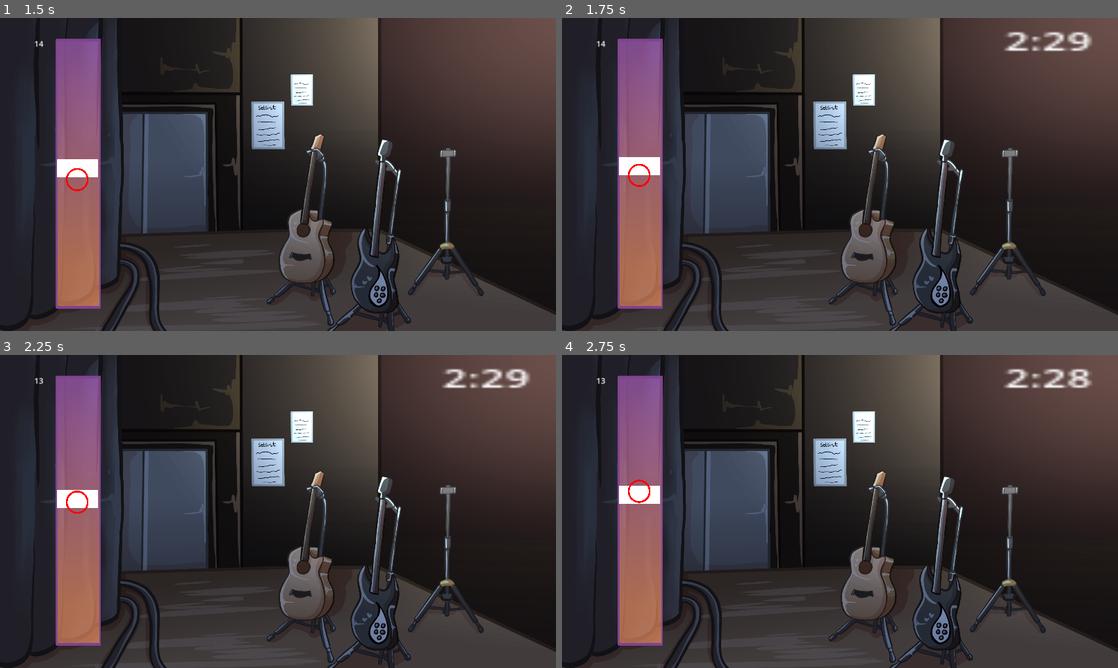
Above: before the commit, frames 1-4 (two rows, left to right).
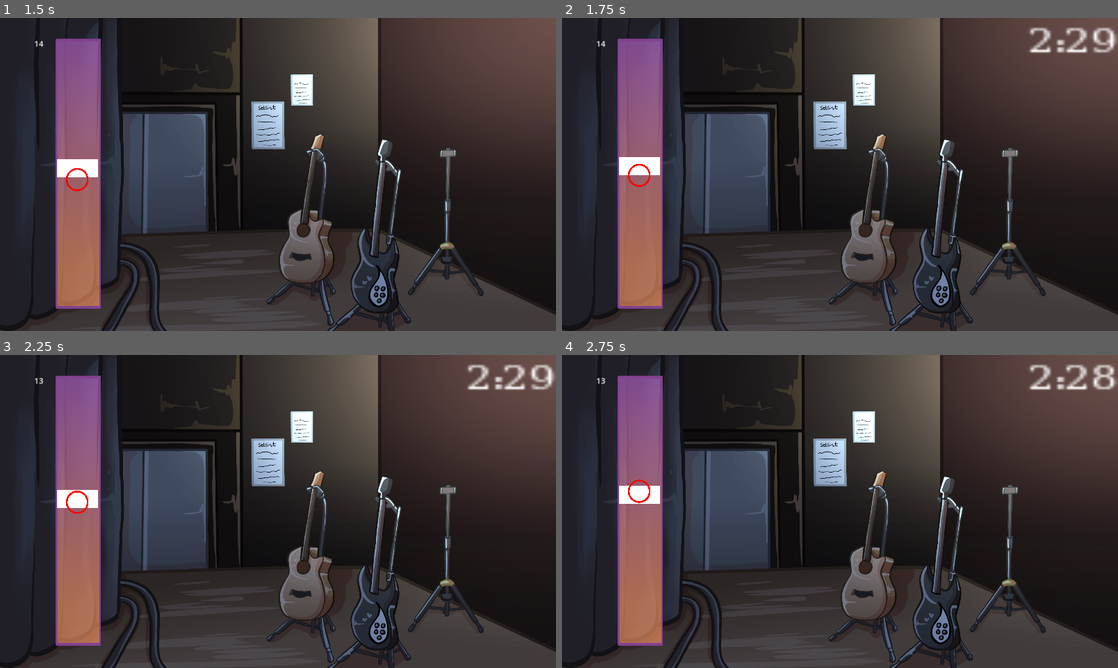
Above: after the commit, the same moments.

Repository: authenticBloodshed/RecklessRoadie
Game: Godot game, scene res://TitleScreen.tscn
Same seed, same stepped clock (60 frames per second), same inputs: the game is played once before the commit and once after it.
Inputs (mouse positions are in pixels of both pictures, inside the frame that each line leads up to):
- Up to frame 1 (1.5 s): click "Start" at 0.5 s; move the mouse to (400, 158) at 1.27 s
- Up to frame 2 (1.75 s): click (962, 158) at 1.52 s
- Up to frame 3 (2.25 s): move the mouse to (166, 527) at 2.02 s
- Up to frame 4 (2.75 s): click (728, 527) at 2.27 s

Frame 1 is identical in both runs. In frame 2, 1.0% of the frame differs, in the area x 79-100%, y 2-12%; in frame 3, 1.0%; in frame 4, 1.0%.

Commit message:
added last bar, added winscreen

Diff:
--- a/Introduction To Godot/Minigame.tscn
+++ b/Introduction To Godot/Minigame.tscn
@@ -9,6 +9,7 @@
 [ext_resource type="Texture2D" uid="uid://bc0kpcm4syh5g" path="res://luz_png__1__by_martismiler_d5u57b9-fullview.png" id="7_k8dnp"]
 [ext_resource type="Texture2D" uid="uid://b1i2o8gnpc3ts" path="res://bar.png" id="8_jl3x0"]
 [ext_resource type="Script" path="res://TimerGame.gd" id="8_m6r7t"]
+[ext_resource type="FontFile" uid="uid://bsl22kqe01g6y" path="res://Tullamore DEMO.otf" id="10_y1r4w"]
 
 [sub_resource type="OccluderPolygon2D" id="OccluderPolygon2D_elyw1"]
 polygon = PackedVector2Array(-150.002, -84.2262, -150.002, -74.1071, -150.002, -57.4405, -150.002, -34.2262, -150.002,  …(505 unchanged characters)…
@@ -21,6 +22,10 @@
 
 [sub_resource type="CircleShape2D" id="CircleShape2D_tedlw"]
 radius = 24.0
+
+[sub_resource type="LabelSettings" id="LabelSettings_4xtig"]
+font = ExtResource("10_y1r4w")
+font_size = 20
 
 [node name="MinigameScene" type="Node2D"]
 
@@ -334,21 +339,194 @@
 position = Vector2(1, 101)
 shape = SubResource("CircleShape2D_tedlw")
 
-[node name="Timer" type="Timer" parent="Player4" node_paths=PackedStringArray("player", "bar", "target", "timer", "collision")]
+[node name="Timer" type="Timer" parent="Player4" node_paths=PackedStringArray("player", "bar", "target", "timer", "collision", "area2D", "player2", "bar2", "target2", "timer2", "collision2", "area2D2")]
 wait_time = 15.0
 one_shot = true
 script = ExtResource("7_5jj6a")
-player = NodePath("../../Player")
-bar = NodePath("../../Bar")
-target = NodePath("../../Target")
-timer = NodePath("../../Player/Timer/Label")
-collision = NodePath("../../Player2/Area2D/CollisionShape2D")
+player = NodePath("..")
+bar = NodePath("../../Bar4")
+target = NodePath("../../Target4")
+timer = NodePath("Label")
+collision = NodePath("../Area2D/CollisionShape2D")
+area2D = NodePath("../Area2D")
+player2 = NodePath("../../Player5")
+bar2 = NodePath("../../Bar5")
+target2 = NodePath("../../Target5")
+timer2 = NodePath("../../Player5/Timer/Label")
+collision2 = NodePath("../../Player5/Area2D/CollisionShape2D")
+area2D2 = NodePath("../../Player5/Area2D")
 
 [node name="Label" type="Label" parent="Player4/Timer"]
 visible = false
 offset_left = 488.0
 offset_top = 39.0
 offset_right = 528.0
+offset_bottom = 62.0
+metadata/_edit_use_anchors_ = true
+
+[node name="Bar5" type="Sprite2D" parent="."]
+visible = false
+position = Vector2(726, 327)
+scale = Vector2(0.355957, 0.624677)
+texture = ExtResource("8_jl3x0")
+
+[node name="LightOccluder2D2" type="LightOccluder2D" parent="Bar5"]
+position = Vector2(2.80933, 4.80243)
+scale = Vector2(0.89897, 5.37878)
+occluder = SubResource("OccluderPolygon2D_elyw1")
+
+[node name="Top" type="Area2D" parent="Bar5" groups=["boundary"]]
+
+[node name="TopCollision" type="CollisionShape2D" parent="Bar5/Top"]
+position = Vector2(2.80933, -440.228)
+shape = SubResource("RectangleShape2D_skqbh")
+
+[node name="Bottom" type="Area2D" parent="Bar5" groups=["boundary"]]
+
+[node name="BottomCollision" type="CollisionShape2D" parent="Bar5/Bottom"]
+position = Vector2(2.80933, 440.227)
+shape = SubResource("RectangleShape2D_skqbh")
+
+[node name="Target5" type="Sprite2D" parent="." groups=["tagret"]]
+visible = false
+position = Vector2(727, 324)
+scale = Vector2(0.422343, 0.189364)
+texture = ExtResource("4_baiss")
+script = ExtResource("5_l3ho7")
+
+[node name="StaticBody2D" type="StaticBody2D" parent="Target5" groups=["tagret"]]
+
+[node name="Area2D" type="Area2D" parent="Target5" groups=["tagret"]]
+
+[node name="CollisionShape2D" type="CollisionShape2D" parent="Target5/Area2D"]
+position = Vector2(3.05176e-05, 0)
+scale = Vector2(1.00423, 1.02802)
+shape = SubResource("RectangleShape2D_m5cec")
+
+[node name="Player5" type="CharacterBody2D" parent="." node_paths=PackedStringArray("winTimer")]
+visible = false
+position = Vector2(725, 222)
+script = ExtResource("2_l1et3")
+winTimer = NodePath("Timer")
+
+[node name="Sprite2D" type="Sprite2D" parent="Player5"]
+position = Vector2(1, 101)
+scale = Vector2(0.024625, 0.025125)
+texture = ExtResource("2_o50nc")
+
+[node name="Area2D" type="Area2D" parent="Player5" groups=["player"]]
+process_mode = 4
+
+[node name="CollisionShape2D" type="CollisionShape2D" parent="Player5/Area2D"]
+process_mode = 4
+position = Vector2(1, 101)
+shape = SubResource("CircleShape2D_tedlw")
+
+[node name="Timer" type="Timer" parent="Player5" node_paths=PackedStringArray("player", "bar", "target", "timer", "collision", "area2D", "player2", "bar2", "target2", "timer2", "collision2", "area2D2")]
+wait_time = 15.0
+one_shot = true
+script = ExtResource("7_5jj6a")
+player = NodePath("..")
+bar = NodePath("../../Bar5")
+target = NodePath("../../Target5")
+timer = NodePath("Label")
+collision = NodePath("../Area2D/CollisionShape2D")
+area2D = NodePath("../Area2D")
+player2 = NodePath("../../Player6")
+bar2 = NodePath("../../Bar6")
+target2 = NodePath("../../Target6")
+timer2 = NodePath("../../Player6/Timer/Label")
+collision2 = NodePath("../../Player6/Area2D/CollisionShape2D")
+area2D2 = NodePath("../../Player6/Area2D")
+
+[node name="Label" type="Label" parent="Player5/Timer"]
+visible = false
+offset_left = 627.0
+offset_top = 39.0
+offset_right = 667.0
+offset_bottom = 62.0
+metadata/_edit_use_anchors_ = true
+
+[node name="Bar6" type="Sprite2D" parent="."]
+visible = false
+position = Vector2(898, 327)
+scale = Vector2(0.355957, 0.624677)
+texture = ExtResource("8_jl3x0")
+
+[node name="LightOccluder2D2" type="LightOccluder2D" parent="Bar6"]
+position = Vector2(2.80933, 4.80243)
+scale = Vector2(0.89897, 5.37878)
+occluder = SubResource("OccluderPolygon2D_elyw1")
+
+[node name="Top" type="Area2D" parent="Bar6" groups=["boundary"]]
+
+[node name="TopCollision" type="CollisionShape2D" parent="Bar6/Top"]
+position = Vector2(2.80933, -440.228)
+shape = SubResource("RectangleShape2D_skqbh")
+
+[node name="Bottom" type="Area2D" parent="Bar6" groups=["boundary"]]
+
+[node name="BottomCollision" type="CollisionShape2D" parent="Bar6/Bottom"]
+position = Vector2(2.80933, 440.227)
+shape = SubResource("RectangleShape2D_skqbh")
+
+[node name="Target6" type="Sprite2D" parent="." groups=["tagret"]]
+visible = false
+position = Vector2(898, 324)
+scale = Vector2(0.422343, 0.189364)
+texture = ExtResource("4_baiss")
+script = ExtResource("5_l3ho7")
+
+[node name="StaticBody2D" type="StaticBody2D" parent="Target6" groups=["tagret"]]
+
+[node name="Area2D" type="Area2D" parent="Target6" groups=["tagret"]]
+
+[node name="CollisionShape2D" type="CollisionShape2D" parent="Target6/Area2D"]
+position = Vector2(3.05176e-05, 0)
+scale = Vector2(1.00423, 1.02802)
+shape = SubResource("RectangleShape2D_m5cec")
+
+[node name="Player6" type="CharacterBody2D" parent="." node_paths=PackedStringArray("winTimer")]
+visible = false
+position = Vector2(897, 222)
+script = ExtResource("2_l1et3")
+winTimer = NodePath("Timer")
+
+[node name="Sprite2D" type="Sprite2D" parent="Player6"]
+position = Vector2(1, 101)
+scale = Vector2(0.024625, 0.025125)
+texture = ExtResource("2_o50nc")
+
+[node name="Area2D" type="Area2D" parent="Player6" groups=["player"]]
+process_mode = 4
+
+[node name="CollisionShape2D" type="CollisionShape2D" parent="Player6/Area2D"]
+process_mode = 4
+position = Vector2(1, 101)
+shape = SubResource("CircleShape2D_tedlw")
+
+[node name="Timer" type="Timer" parent="Player6" node_paths=PackedStringArray("player", "bar", "target", "timer", "collision", "area2D", "player2", "bar2", "target2", "timer2", "collision2", "area2D2")]
+wait_time = 15.0
+one_shot = true
+script = ExtResource("7_5jj6a")
+player = NodePath("..")
+bar = NodePath("../../Bar6")
+target = NodePath("../../Target6")
+timer = NodePath("Label")
+collision = NodePath("../../Player5/Area2D/CollisionShape2D")
+area2D = NodePath("../Area2D")
+player2 = NodePath("..")
+bar2 = NodePath("../../Bar6")
+target2 = NodePath("../../Target6")
+timer2 = NodePath("Label")
+collision2 = NodePath("../Area2D/CollisionShape2D")
+area2D2 = NodePath("../Area2D")
+
+[node name="Label" type="Label" parent="Player6/Timer"]
+visible = false
+offset_left = 807.0
+offset_top = 39.0
+offset_right = 847.0
 offset_bottom = 62.0
 metadata/_edit_use_anchors_ = true
 
@@ -368,11 +546,12 @@
 script = ExtResource("8_m6r7t")
 
 [node name="Label" type="Label" parent="Timer"]
-offset_left = 925.0
+offset_left = 971.0
 offset_top = 8.0
-offset_right = 965.0
+offset_right = 1011.0
 offset_bottom = 31.0
-scale = Vector2(5.44, 3.24)
+scale = Vector2(4.4, 3.24)
+label_settings = SubResource("LabelSettings_4xtig")
 
 [connection signal="area_entered" from="Player/Area2D" to="Player" method="_on_area_2d_area_entered"]
 [connection signal="area_exited" from="Player/Area2D" to="Player" method="_on_area_2d_area_exited"]
@@ -386,4 +565,10 @@
 [connection signal="area_entered" from="Player4/Area2D" to="Player4" method="_on_area_2d_area_entered"]
 [connection signal="area_exited" from="Player4/Area2D" to="Player4" method="_on_area_2d_area_exited"]
 [connection signal="timeout" from="Player4/Timer" to="Player4/Timer" method="_on_timeout"]
+[connection signal="area_entered" from="Player5/Area2D" to="Player5" method="_on_area_2d_area_entered"]
+[connection signal="area_exited" from="Player5/Area2D" to="Player5" method="_on_area_2d_area_exited"]
+[connection signal="timeout" from="Player5/Timer" to="Player5/Timer" method="_on_timeout"]
+[connection signal="area_entered" from="Player6/Area2D" to="Player6" method="_on_area_2d_area_entered"]
+[connection signal="area_exited" from="Player6/Area2D" to="Player6" method="_on_area_2d_area_exited"]
+[connection signal="timeout" from="Player6/Timer" to="Player6/Timer" method="_on_timeout"]
 [connection signal="timeout" from="Timer" to="Timer" method="_on_timeout"]
--- /dev/null
+++ b/Introduction To Godot/TimerBar6.gd
@@ -0,0 +1,11 @@
+extends Timer
+
+
+# Called when the node enters the scene tree for the first time.
+func _ready():
+	pass # Replace with function body.
+
+
+# Called every frame. 'delta' is the elapsed time since the previous frame.
+func _process(delta):
+	pass
--- /dev/null
+++ b/Introduction To Godot/WinScreen.tscn
@@ -0,0 +1,88 @@
+[gd_scene load_steps=10 format=3 uid="uid://qlwqvsiaried"]
+
+[ext_resource type="Texture2D" uid="uid://bsju64i7cagli" path="res://tutorialbackground.png" id="1_0pnu1"]
+[ext_resource type="Texture2D" uid="uid://bodkdl4ip3hfy" path="res://halftone.png" id="2_htpyf"]
+[ext_resource type="FontFile" uid="uid://bsl22kqe01g6y" path="res://Tullamore DEMO.otf" id="3_l0677"]
+[ext_resource type="FontFile" uid="uid://4vyiny430ctn" path="res://Tullamore DEMO.ttf" id="4_nxn1v"]
+[ext_resource type="Script" path="res://StartButton.gd" id="5_7fwvo"]
+
+[sub_resource type="Theme" id="Theme_half5"]
+default_font = ExtResource("3_l0677")
+default_font_size = 150
+
+[sub_resource type="Theme" id="Theme_woqhu"]
+default_font = ExtResource("3_l0677")
+default_font_size = 60
+
+[sub_resource type="Theme" id="Theme_q5010"]
+default_font = ExtResource("4_nxn1v")
+default_font_size = 69
+
+[sub_resource type="StyleBoxEmpty" id="StyleBoxEmpty_ya2jq"]
+
+[node name="WinScreen" type="Control"]
+layout_mode = 3
+anchors_preset = 15
+anchor_right = 1.0
+anchor_bottom = 1.0
+grow_horizontal = 2
+grow_vertical = 2
+
+[node name="Sprite2D" type="Sprite2D" parent="."]
+position = Vector2(571.5, 323)
+scale = Vector2(0.389667, 0.218667)
+texture = ExtResource("1_0pnu1")
+
+[node name="Dots" type="Sprite2D" parent="."]
+modulate = Color(1, 1, 1, 0.454902)
+position = Vector2(284.5, 125.5)
+scale = Vector2(1.04833, 0.807)
+texture = ExtResource("2_htpyf")
+
+[node name="RichTextLabel" type="RichTextLabel" parent="."]
+layout_mode = 1
+anchors_preset = 5
+anchor_left = 0.5
+anchor_right = 0.5
+offset_left = -254.5
+offset_right = 254.5
+offset_bottom = 202.0
+grow_horizontal = 2
+theme = SubResource("Theme_half5")
+theme_override_colors/font_outline_color = Color(0.662745, 0.364706, 0.686275, 1)
+theme_override_constants/outline_size = 9
+bbcode_enabled = true
+text = "[center]You win!"
+
+[node name="RichTextLabel2" type="RichTextLabel" parent="."]
+offset_left = 373.0
+offset_top = 167.0
+offset_right = 766.0
+offset_bottom = 248.0
+theme = SubResource("Theme_woqhu")
+theme_override_colors/font_outline_color = Color(0.619608, 0.32549, 0.686275, 1)
+theme_override_constants/outline_size = 6
+bbcode_enabled = true
+text = "[center] Play again?"
+
+[node name="StartButton" type="Button" parent="."]
+layout_mode = 1
+anchors_preset = 7
+anchor_left = 0.5
+anchor_top = 1.0
+anchor_right = 0.5
+anchor_bottom = 1.0
+offset_left = -66.0
+offset_top = -86.0
+offset_right = 66.0
+grow_horizontal = 2
+grow_vertical = 0
+scale = Vector2(0.897156, 0.601268)
+theme = SubResource("Theme_q5010")
+theme_override_colors/font_outline_color = Color(0, 0, 0, 1)
+theme_override_constants/outline_size = 5
+theme_override_styles/normal = SubResource("StyleBoxEmpty_ya2jq")
+text = "Play again!"
+script = ExtResource("5_7fwvo")
+
+[connection signal="pressed" from="StartButton" to="StartButton" method="_on_pressed"]
--- a/Introduction To Godot/WinTimer.gd
+++ b/Introduction To Godot/WinTimer.gd
@@ -1,6 +1,7 @@
 extends Timer
 class_name WinTimer
 
+var barcount = 1
 @export var player:CharacterBody2D
 @export var bar:Sprite2D
 @export var target:Sprite2D
@@ -50,3 +51,8 @@
 	timer2.visible = true
 	collision2.process_mode = Node.PROCESS_MODE_INHERIT
 	area2D2.process_mode = Node.PROCESS_MODE_INHERIT
+	barcount = barcount + 1
+	print(barcount)
+
+	if barcount == 6:
+		get_tree().change_scene_to_file("res://WinScreen.tscn")
Not shown: 1 places in Introduction To Godot/Minigame.tscn that only renumber resources
